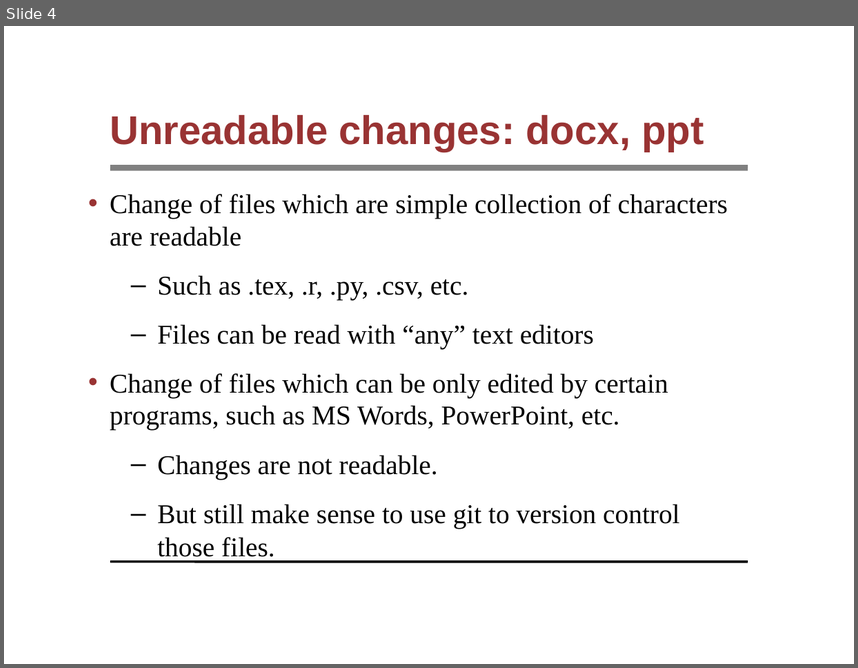
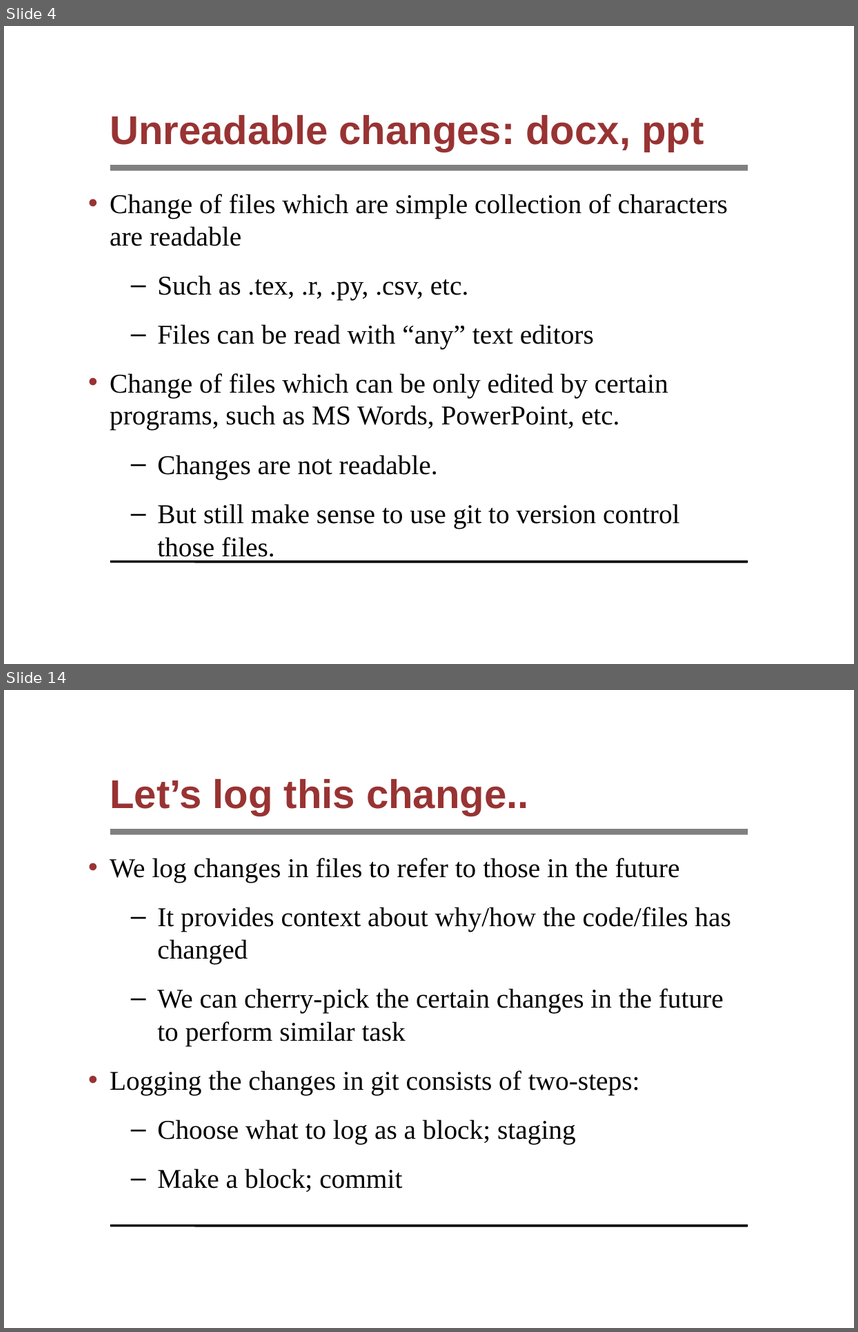
Before and after one commit to syyunn/pml-git, a slide deck: file-changes/main.ppt. Shown one above the other, each under a label of ours: slide 4 before the commit, slides 4 and 14 after it; the slides between them are not shown. The pictures are 858x668 and 858x1332 pixels, drawn with LibreOffice and Linux fonts; fonts in the diff are those of the drawing; background and template pictures are left out. Boxes give left, top, right and bottom in pixels: in the first picture for what was removed or moved away, otherwise in the second. Text is boxed around its words. In the diff, an @@ line names an element or a change of style, - is before the commit and + after.

```diff
--- a/file-changes/main.ppt
+++ b/file-changes/main.ppt
@@ slide 14 added at bbox=[4, 690, 854, 1328], background #FFFFFF; not listed: 2 template elements that a slide beside it also shows @@
@@ title added at bbox=[110, 779, 528, 816], 34 pt, text #993333, bold @@
+Let’s log this change..
@@ text added at bbox=[110, 858, 731, 1192], 23 pt, text #000000 @@
+• We log changes in files to refer to those in the future
+  – It provides context about why/how the code/files has changed
+  – We can cherry-pick the certain changes in the future to perform similar task
+• Logging the changes in git consists of two-steps:
+  – Choose what to log as a block; staging
+  – Make a block; commit
```
Also in this commit, not shown: 1 slide changed, 11 other slides added, 13 slides removed.
